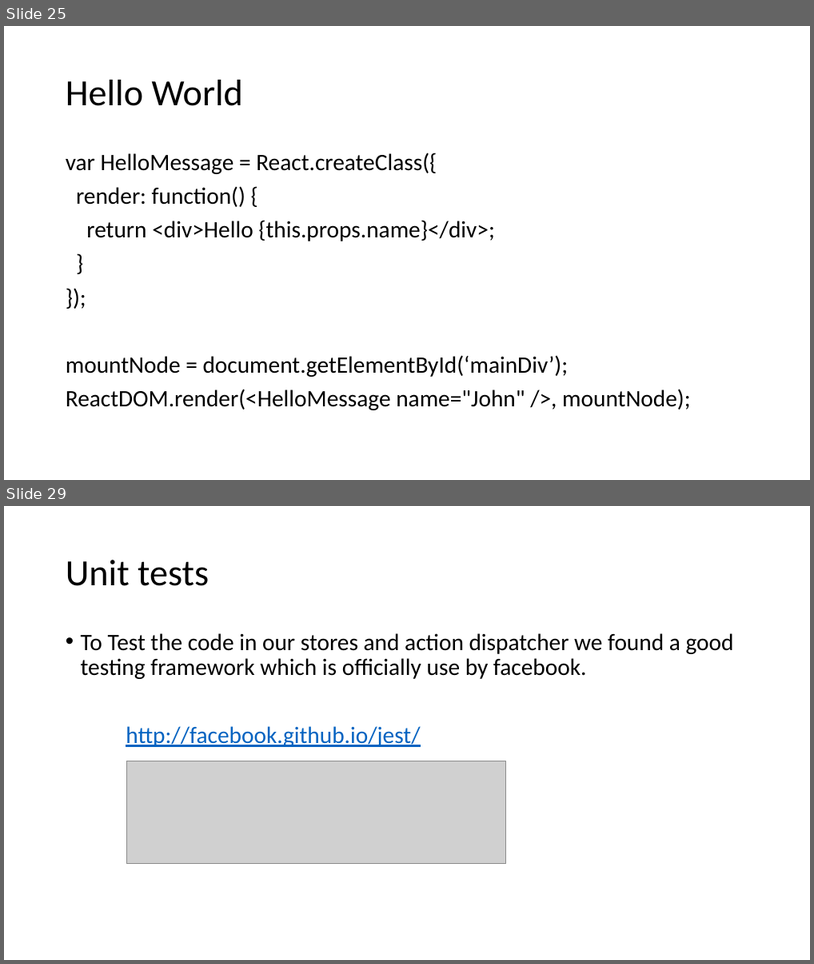
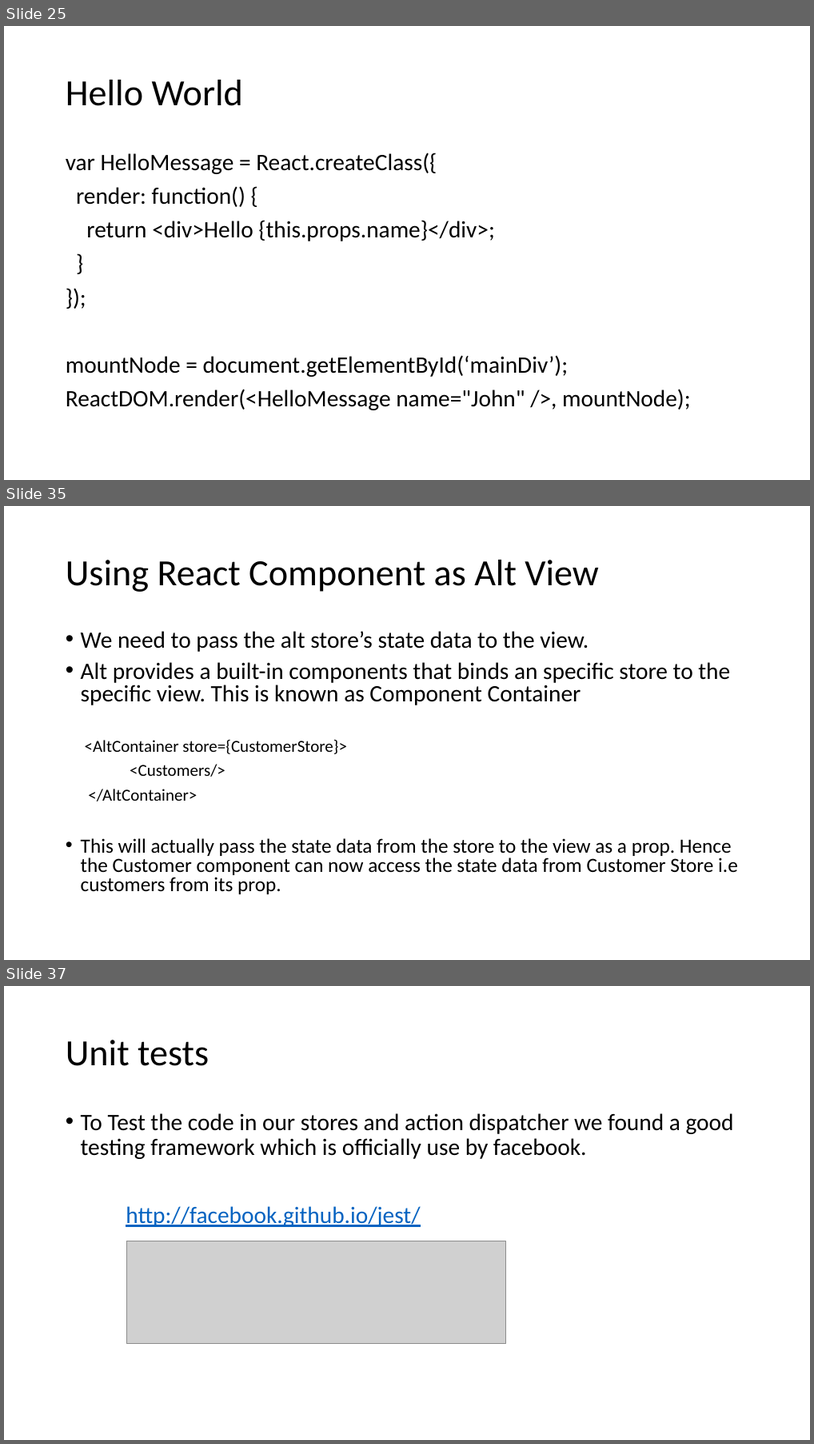
Before and after one commit to awahab29/samplealt, a slide deck: React.pptx. Shown one above the other, each under a label of ours: slides 25 and 29 before the commit, slides 25, 35 and 37 after it; the slides between them are not shown. The pictures are 814x964 and 814x1444 pixels, drawn with LibreOffice and Linux fonts; fonts in the diff are those of the drawing; grey boxes stand for pictures. Boxes give left, top, right and bottom in pixels: in the first picture for what was removed or moved away, otherwise in the second. Text is boxed around its words. In the diff, an @@ line names an element or a change of style, - is before the commit and + after.

```diff
--- a/React.pptx
+++ b/React.pptx
@@ slide 35 added at box(4, 506, 810, 960), background #FFFFFF @@
@@ title added at box(66, 560, 599, 592), 44 pt, text #000000 @@
+Using React Component as Alt View
@@ text added at box(81, 631, 738, 894), 24 pt, text #000000 @@
+• We need to pass the alt store’s state data to the view.
+• Alt provides a built-in components that binds an specific store to the specific view. This is known as Component Container
+<AltContainer store={CustomerStore}>
+<Customers/>
+</AltContainer>
+• This will actually pass the state data from the store to the view as a prop. Hence the Customer component can now access the state data from Customer Store i.e customers from its prop.
@@ what was slide 29 is now slide 37 @@
```
Also in this commit, not shown: 6 slides changed, 6 other slides added, 1 slide removed.
